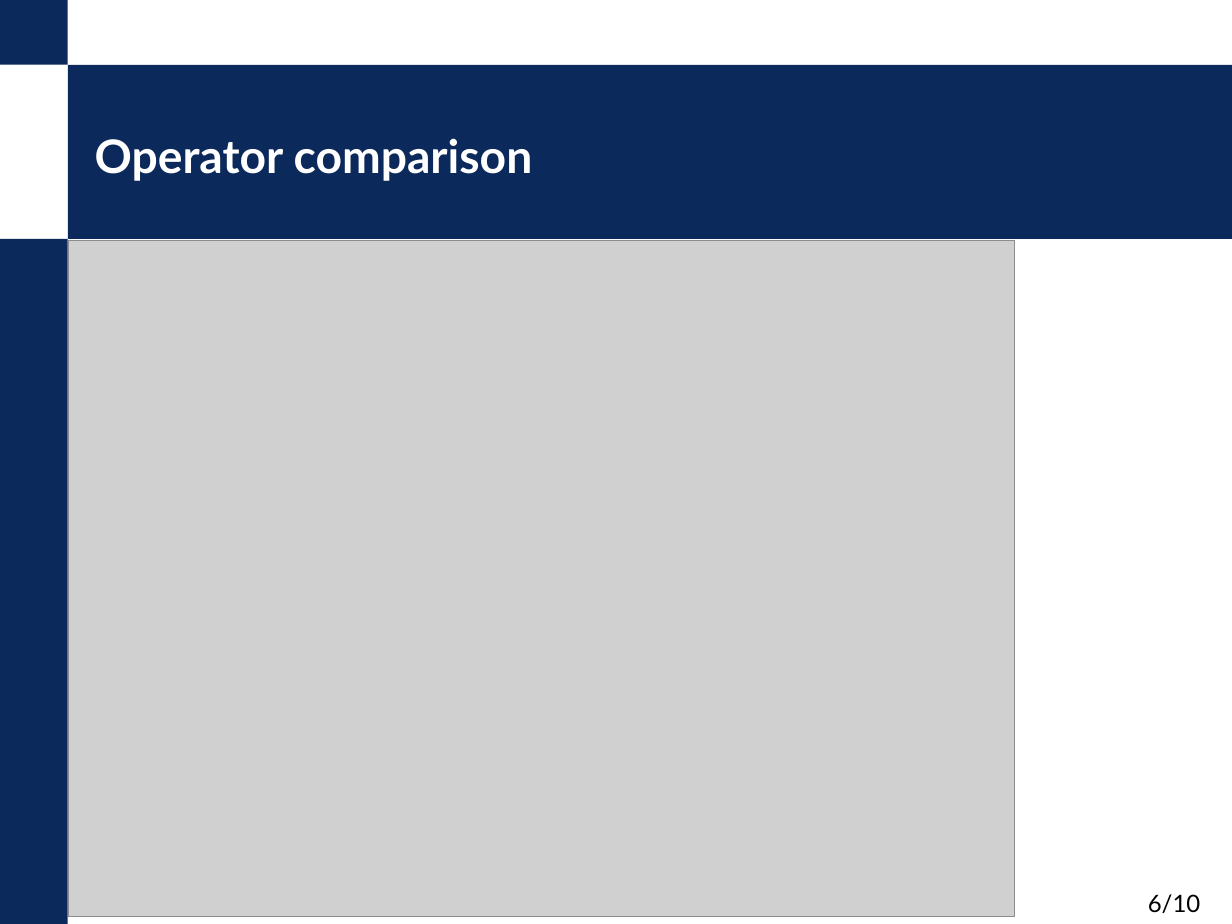
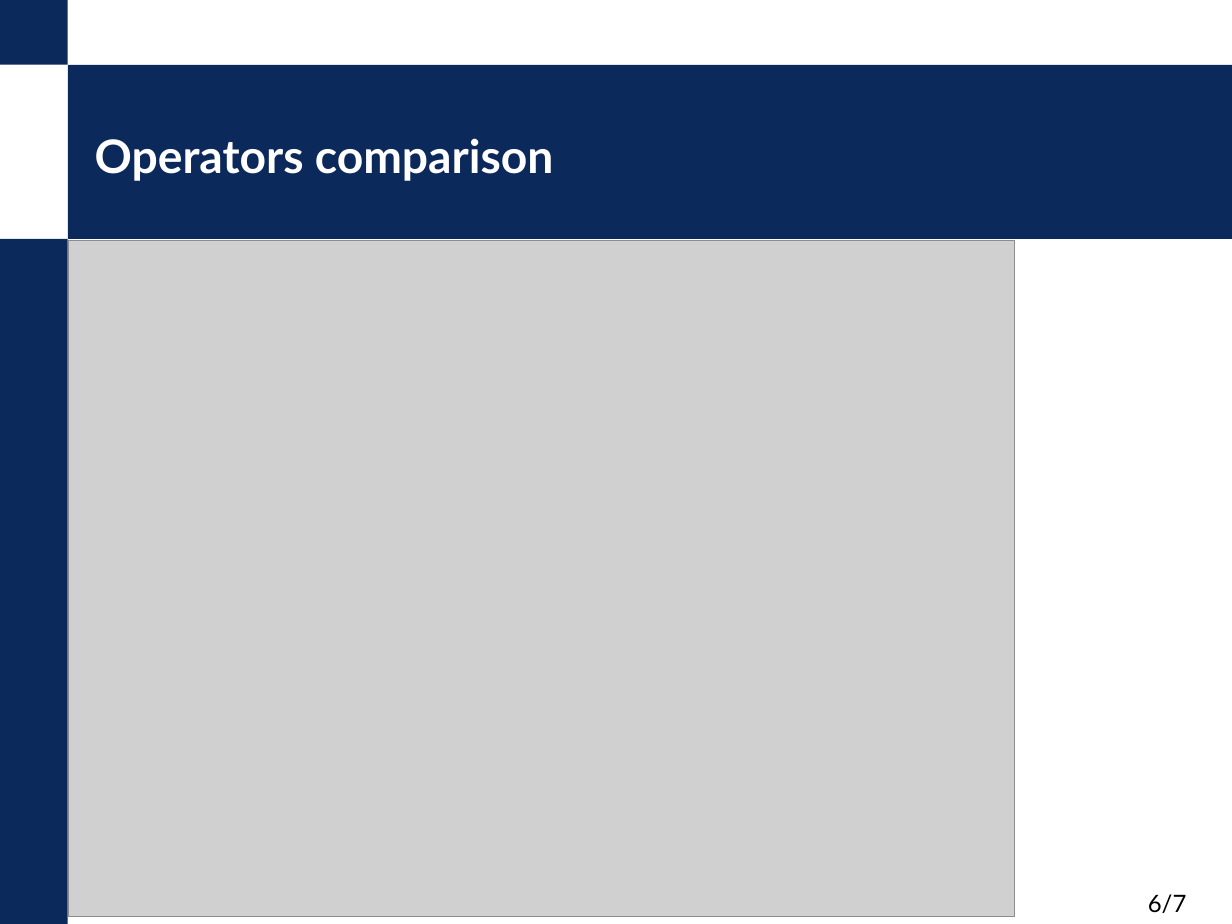
Before and after one commit to nokia-wroclaw/innovativeprojects-healthiness-of-data, a slide deck: slide 6 of KPZ_demo_prezentacja.pptx. Drawn at 1232x924 pixels with LibreOffice and Linux fonts; fonts in the diff are those of the drawing; grey boxes stand for pictures; background and template pictures are left out. Boxes give left, top, right and bottom in pixels: in the first picture for what was removed or moved away, otherwise in the second. Text is boxed around its words. In the diff, an @@ line names an element or a change of style, - is before the commit and + after.

```diff
--- a/KPZ_demo_prezentacja.pptx
+++ b/KPZ_demo_prezentacja.pptx
@@ title at (95,138,554,181): text changed @@
-Operator comparison
+Operators comparison
@@ page number at (1148,894,1187,913): text changed @@
-6/10
+6/7
```
Also in this commit, not shown: 2 other slides changed, 1 other file.
